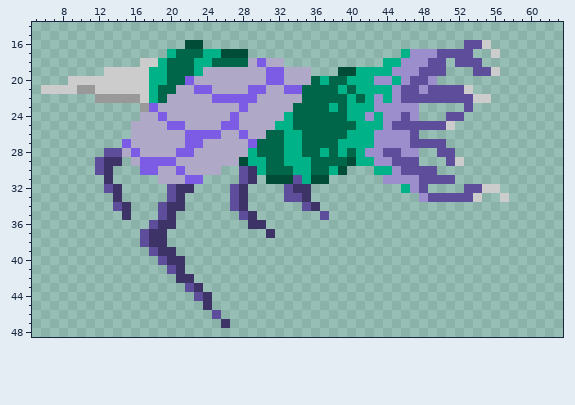
One commit to this pixel-art sprite: CasaDesDiamantes/sprites/zombieSoldierGirlAim_spr/17619633-4d1c-45a2-821a-590fefec28f0.png. Above: the version before the commit.
The file is 64x52 pixels. Colours within 5 levels of each other are drawn and written as one. Shown: x 5..63, y 14..48.
The same view after the edit:
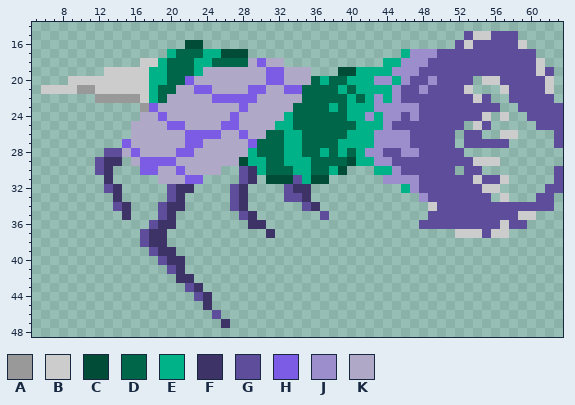
Palette (. is transparent): A #999999  B #cccccc  C #004c36  D #00664a  E #00b288  F #3e3366  G #5d4d9b  H #7c5be5  J #9c8ecc  K #afa8c6
Edits made:
@@ x 46..63 @@
 14 ..................
-15 ..................
-16 .......GGB........
-17 EJJJGGGG..B.......
-18 JJJGG.GGG.........
-19 JJGGG...GGB.......
-20 JGGJ..............
-21 GGJGGGGB..........
-22 GGGGGGGGBB........
-23 JJ.....G..........
-24 GJ...GG...........
-25 GGGGGB............
-26 JG................
-27 JGGGG.............
-28 JJ..GG............
-29 GG...GB...........
-30 GGGG..............
-31 JJGGGG............
-32 EJG....GGBB.......
-33 ..JGGGGGB..B......
-34 ..................
-35 ..................
-36 ..................
-37 ..................
+15 .......GBBGGG.....
+16 ......GBGGGGGB....
+17 EJJJGGGGGGGGGGG...
+18 JJJGGGGGGGGGGGGB..
+19 JJGGGGGGGGGGGGGBG.
+20 JGGJGGGG.BBGGGGGB.
+21 GGJGGGGB...BGGGGB.
+22 GGGGGGGGBG..GGGGG.
+23 JJGGGGGGGGG..GGGGG
+24 GJGGGGGGGB.B..GGGG
+25 GGGGGGG.BG.....GGG
+26 JGGGGG.GG..BB....G
+27 JGGGGG.GGGGG.....G
+28 JJGGGGG...........
+29 GGGGGGGGBBB.......
+30 GGGGGG.GG........G
+31 JJGGGGGGBGGB.....G
+32 EJGGGGGGGBB.....GG
+33 ..JGGGGGGG.B...GG.
+34 ...BGGGGGGGGGGGGG.
+35 ...GGGGGGGGGGBB...
+36 ..GGGGGGGGGBGG....
+37 ......BBBGBB......
 38 ..................
Pixel boxes of the changes (left, top, right, bottom) in both pictures:
changed: (419, 31, 563, 238)
